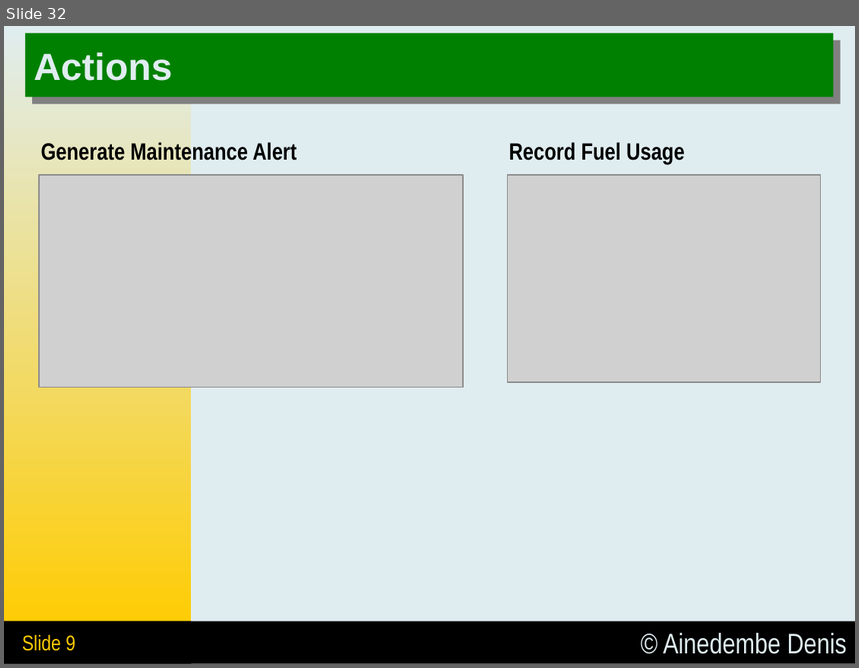
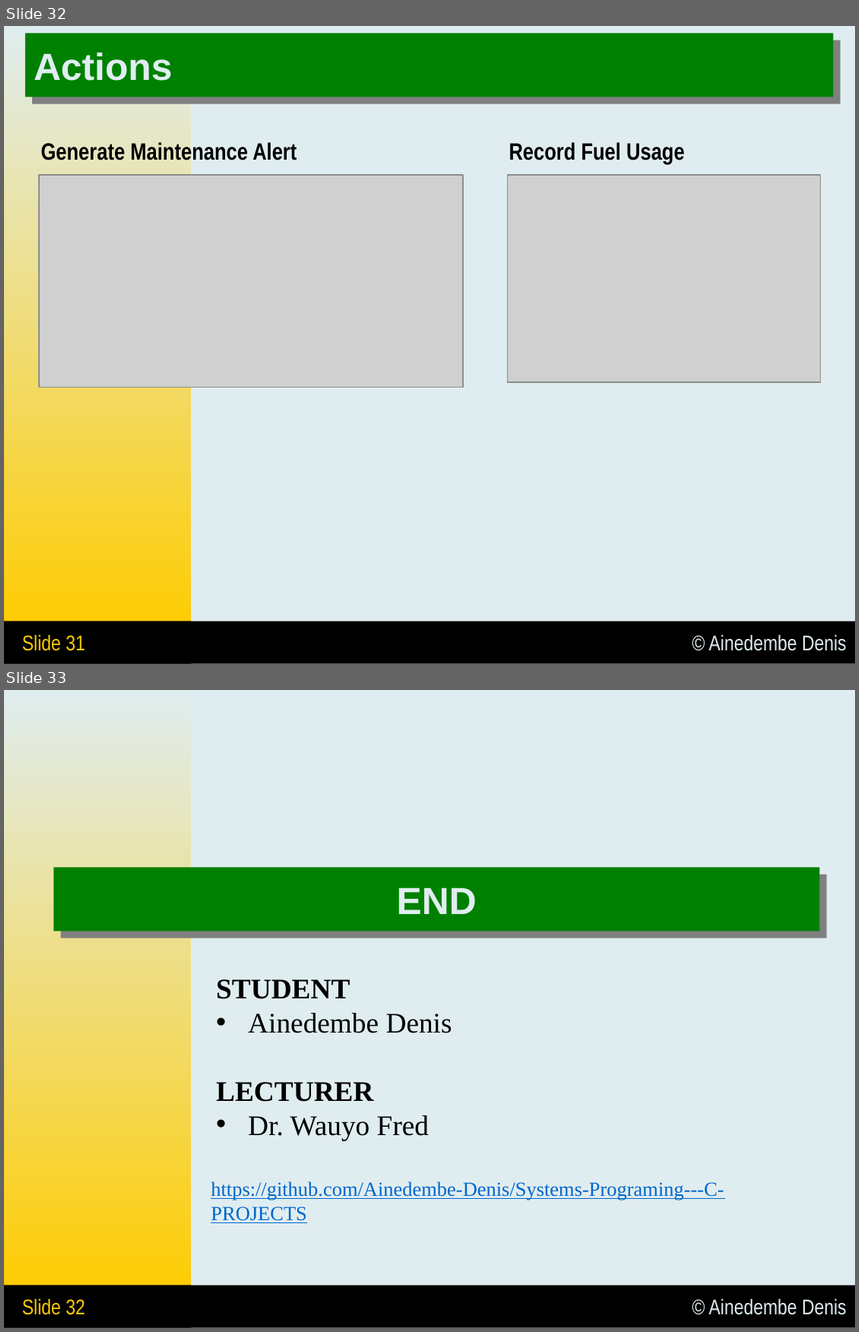
Before and after one commit to Ainedembe-Denis/Systems-Programing---C-PROJECTS, a slide deck: Ainedembe Denis - Presentation.pptx. Shown one above the other, each under a label of ours: slide 32 before the commit, slides 32 and 33 after it. The pictures are 859x668 and 859x1332 pixels, drawn with LibreOffice and Linux fonts; fonts in the diff are those of the drawing; grey boxes stand for pictures. Boxes give left, top, right and bottom in pixels: in the first picture for what was removed or moved away, otherwise in the second. Text is boxed around its words. In the diff, an @@ line names an element or a change of style, - is before the commit and + after.

```diff
--- a/Ainedembe Denis - Presentation.pptx
+++ b/Ainedembe Denis - Presentation.pptx
@@ slide 33 added at <box>4,690,855,1328</box>, background #E0EDF0; not listed: 2 template elements that a slide beside it also shows @@
@@ title added at <box>53,867,819,931</box>, fill #008000, 32 pt, text #E0EDF0, bold @@
+END
@@ text added at <box>216,980,452,1141</box>, 24 pt, text #000000 @@
+STUDENT
+• Ainedembe Denis
+LECTURER
+• Dr. Wauyo Fred
@@ text added at <box>211,1182,724,1224</box>, 17 pt, text #0066CC, underline @@
+https://github.com/Ainedembe-Denis/Systems-Programing---C-PROJECTS
@@ rectangle added at <box>4,1286,191,1328</box>, fill #000000, 18 pt, text #FFCC00 @@
+Slide 32
@@ slide 32 changed as well @@
@@ rectangle "© Ainedembe Denis" at <box>4,622,855,664</box>: size 24 to 18 pt @@
@@ text in rectangle at <box>22,635,85,651</box>: text changed @@
-Slide 9
+Slide 31
```
Also in this commit, not shown: 31 other slides changed, 2 other files.
